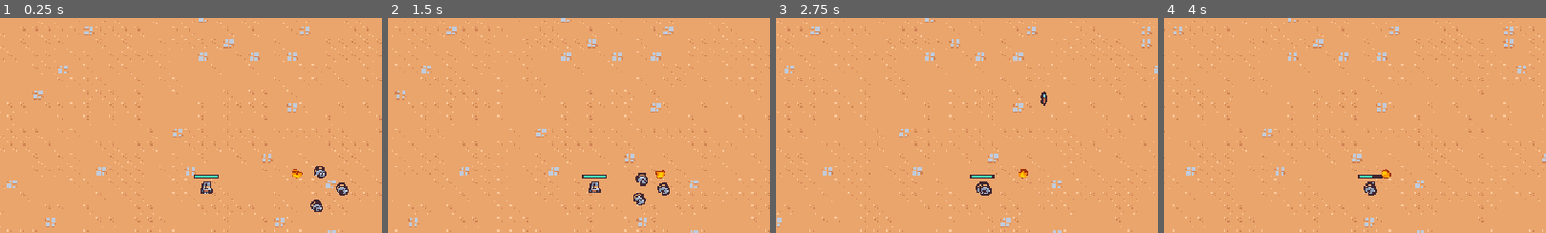
Above: before the commit, frames 1-4 (left to right).
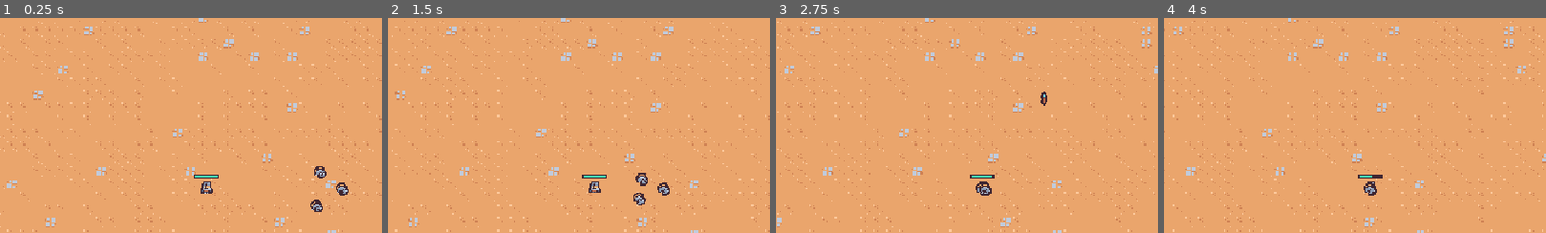
Above: after the commit, the same moments.

Repository: DaZang/godot-wild-jam-82-unseen
Game: Godot game, scene res://main.tscn
The game is run twice, just before and just after one commit, with the same random seed, the same clock (stepped at 60 frames per second) and the same inputs.
Inputs (mouse positions are % of the whole screen's width and height, from its top left):
- Up to frame 1 (0.25 s): no input
- Up to frame 2 (1.5 s): move the mouse to (72, 45) at 0.52 s; press the mouse at (72, 45) at 0.53 s; move the mouse to (30, 55) at 1.27 s; release the mouse at (30, 55) at 1.28 s; click (30, 55) at 1.35 s
- Up to frame 3 (2.75 s): move the mouse to (60, 28) at 2.02 s; press the mouse at (60, 28) at 2.03 s
- Up to frame 4 (4 s): move the mouse to (45, 70) at 2.77 s; release the mouse at (45, 70) at 2.78 s; click (45, 70) at 2.85 s; move the mouse to (80, 65) at 3.52 s; press the mouse at (80, 65) at 3.53 s
The pictures show only the part of the screen within x 23-73%, y 9-59%; the shares and areas given below are measured in that part.

The runs differ from the first frame. In frame 1, less than 0.1% of the frame differs, in the area x 76-80%, y 70-75%; in frame 2, less than 0.1%; in frame 3, less than 0.1%, in the area x 63-66%, y 70-75%; in frame 4, less than 0.1%.

Commit message:
💄 convert fire shader to pixel art shader and change lightning spell to simple fire spell

Diff:
--- a/entities/spell_manager.gd
+++ b/entities/spell_manager.gd
@@ -1,9 +1,9 @@
 class_name SpellManager
 extends Node2D
 
-const LIGHTNING_SPELL_SCENE = preload("res://entities/spells/lightning_spell.tscn")
+const LIGHTNING_SPELL_SCENE = preload("res://entities/spells/fire_spell.tscn")
 
-var current_lightning_spell: LightningSpell
+var current_lightning_spell: FireSpell
 
 func _unhandled_input(event: InputEvent) -> void:
 	if event.is_action_pressed("shoot_lightning"):
--- a/entities/spells/lightning_spell.gd
+++ b/entities/spells/fire_spell.gd
@@ -1,4 +1,4 @@
-class_name LightningSpell
+class_name FireSpell
 extends Node2D
 
 enum States {CHARGING, EFFECTIVE}
@@ -8,6 +8,7 @@
 @onready var charge_duration_timer: Timer = %ChargeDurationTimer
 @onready var spell_duration_timer: Timer = %SpellDurationTimer
 @onready var hitbox_component: HitboxComponent = %HitboxComponent
+@onready var fire_shader_color_rect: ColorRect = %FireShaderColorRect
 
 
 func _ready() -> void:
@@ -25,6 +26,7 @@
 	state = States.EFFECTIVE
 	hitbox_component.collision_shape_2d.set_disabled(false)
 	spell_duration_timer.start()
+	fire_shader_color_rect.show()
 
 
 func _on_spell_duration_timer_timeout() -> void:
--- /dev/null
+++ b/entities/spells/fire_spell.tscn
@@ -0,0 +1,47 @@
+[gd_scene load_steps=5 format=3 uid="uid://76demrrp7djb"]
+
+[ext_resource type="Script" uid="uid://df8euw7plrnxg" path="res://entities/spells/fire_spell.gd" id="1_whtfy"]
+[ext_resource type="PackedScene" uid="uid://ccpuo6i8pp5th" path="res://entities/hitbox_component.tscn" id="2_jx5u6"]
+[ext_resource type="Texture2D" uid="uid://c0ocjoa2veaoy" path="res://tilemap_packed.png" id="3_8nnm3"]
+[ext_resource type="Material" uid="uid://diacegjydhhxg" path="res://generic_resources/shaders/pixel_fire_shader.tres" id="4_jx5u6"]
+
+[node name="FireSpell" type="Node2D"]
+script = ExtResource("1_whtfy")
+
+[node name="HitboxComponent" parent="." instance=ExtResource("2_jx5u6")]
+unique_name_in_owner = true
+damage = 10
+
+[node name="SpellDurationTimer" type="Timer" parent="."]
+unique_name_in_owner = true
+one_shot = true
+
+[node name="SpellSprite2D" type="Sprite2D" parent="."]
+texture = ExtResource("3_8nnm3")
+hframes = 12
+vframes = 11
+frame = 130
+
+[node name="ChargeDurationTimer" type="Timer" parent="."]
+unique_name_in_owner = true
+wait_time = 0.8
+one_shot = true
+
+[node name="FireShaderColorRect" type="ColorRect" parent="."]
+unique_name_in_owner = true
+visible = false
+material = ExtResource("4_jx5u6")
+anchors_preset = 8
+anchor_left = 0.5
+anchor_top = 0.5
+anchor_right = 0.5
+anchor_bottom = 0.5
+offset_left = -8.0
+offset_top = -8.0
+offset_right = 8.0
+offset_bottom = 8.0
+grow_horizontal = 2
+grow_vertical = 2
+
+[connection signal="timeout" from="SpellDurationTimer" to="." method="_on_spell_duration_timer_timeout"]
+[connection signal="timeout" from="ChargeDurationTimer" to="." method="_on_charge_duration_timer_timeout"]
--- a/entities/spells/lightning_spell.tscn
+++ /dev/null
@@ -1,30 +0,0 @@
-[gd_scene load_steps=4 format=3 uid="uid://76demrrp7djb"]
-
-[ext_resource type="Script" uid="uid://df8euw7plrnxg" path="res://entities/spells/lightning_spell.gd" id="1_4pui2"]
-[ext_resource type="PackedScene" uid="uid://ccpuo6i8pp5th" path="res://entities/hitbox_component.tscn" id="1_dtx0l"]
-[ext_resource type="Texture2D" uid="uid://c0ocjoa2veaoy" path="res://tilemap_packed.png" id="3_ojm6k"]
-
-[node name="LightningSpell" type="Node2D"]
-script = ExtResource("1_4pui2")
-
-[node name="HitboxComponent" parent="." instance=ExtResource("1_dtx0l")]
-unique_name_in_owner = true
-damage = 10
-
-[node name="SpellDurationTimer" type="Timer" parent="."]
-unique_name_in_owner = true
-one_shot = true
-
-[node name="LightingSprite2D" type="Sprite2D" parent="."]
-texture = ExtResource("3_ojm6k")
-hframes = 12
-vframes = 11
-frame = 130
-
-[node name="ChargeDurationTimer" type="Timer" parent="."]
-unique_name_in_owner = true
-wait_time = 0.8
-one_shot = true
-
-[connection signal="timeout" from="SpellDurationTimer" to="." method="_on_spell_duration_timer_timeout"]
-[connection signal="timeout" from="ChargeDurationTimer" to="." method="_on_charge_duration_timer_timeout"]
--- a/environments/level.tscn
+++ b/environments/level.tscn
@@ -8,7 +8,6 @@
 [ext_resource type="PackedScene" uid="uid://dwiphkghmc054" path="res://entities/enemies/rat_enemy.tscn" id="5_kmher"]
 [ext_resource type="PackedScene" uid="uid://dp11k3jdjlbum" path="res://entities/spell_manager.tscn" id="5_uqs87"]
 [ext_resource type="PackedScene" uid="uid://dnnc47m4834vj" path="res://environments/finish_level_area.tscn" id="8_eb0c7"]
-[ext_resource type="PackedScene" uid="uid://dssxhih88jjmq" path="res://shader_test.tscn" id="9_jdiad"]
 
 [node name="Level" type="Node2D" groups=["environments"]]
 script = ExtResource("1_xk8d6")
@@ -42,6 +41,3 @@
 
 [node name="FinishLevelArea" parent="." instance=ExtResource("8_eb0c7")]
 position = Vector2(1654, 338)
-
-[node name="Node2D" parent="." instance=ExtResource("9_jdiad")]
-position = Vector2(662, 306)
--- a/generic_resources/shaders/2d_fire.gdshader
+++ b/generic_resources/shaders/2d_fire.gdshader
@@ -2,6 +2,7 @@
 CC0 license
 Original shader from Fubucci – https://www.febucci.com/2019/05/fire-shader/
 Converted to Godot Shader Language by Godot Shaders - godotshaders.com/shader/2D-fire/
+Converted to 2D pixel art shader by indigomountain https://indigomountain.itch.io/
 */
 
 shader_type canvas_item;
@@ -15,14 +16,20 @@
 
 uniform float spread : hint_range(0.0, 1.0) = 0.5;
 
+uniform int number_of_pixels = 16;
+
 void fragment()
 {
+	// quantize uv based on the desired number of pixels
+    vec2 stepped_uv = (vec2(ivec2( UV * float(number_of_pixels) ))+0.5)/float(number_of_pixels);
 
-	float noise_value = texture(noise_tex, UV + vec2(0.0, TIME)).x ;
+	float noise_value = texture(noise_tex, stepped_uv + vec2(0.0, TIME)).x ;
 	// The .yx swizzle is when using the built in horizontal gradient texture. If you have a vertical gradient texture remove .yx
-	float gradient_value = texture(gradient_tex, UV.yx).x;
+	float gradient_value = texture(gradient_tex, stepped_uv.yx).x;
 
-	gradient_value -= smoothstep(spread, spread + 0.5, length(UV + vec2(-0.5, -0.5)) / spread);
+
+
+	gradient_value -= smoothstep(spread, spread + 0.5, length(stepped_uv + vec2(-0.5, -0.5)) / spread);
 
 	float step1 = step(noise_value, gradient_value);
 	float step2 = step(noise_value, gradient_value - 0.2);
--- /dev/null
+++ b/generic_resources/shaders/pixel_fire_shader.tres
@@ -0,0 +1,29 @@
+[gd_resource type="ShaderMaterial" load_steps=7 format=3 uid="uid://diacegjydhhxg"]
+
+[ext_resource type="Shader" uid="uid://bcopouw8bu8dq" path="res://generic_resources/shaders/2d_fire.gdshader" id="1_3yy7n"]
+
+[sub_resource type="Gradient" id="Gradient_s37jj"]
+
+[sub_resource type="GradientTexture2D" id="GradientTexture2D_li7c4"]
+gradient = SubResource("Gradient_s37jj")
+
+[sub_resource type="Gradient" id="Gradient_li7c4"]
+colors = PackedColorArray(0, 0, 0, 1, 0.66437, 0.66437, 0.66437, 1)
+
+[sub_resource type="FastNoiseLite" id="FastNoiseLite_s37jj"]
+
+[sub_resource type="NoiseTexture2D" id="NoiseTexture2D_h5org"]
+width = 256
+height = 256
+color_ramp = SubResource("Gradient_li7c4")
+noise = SubResource("FastNoiseLite_s37jj")
+
+[resource]
+shader = ExtResource("1_3yy7n")
+shader_parameter/noise_tex = SubResource("NoiseTexture2D_h5org")
+shader_parameter/gradient_tex = SubResource("GradientTexture2D_li7c4")
+shader_parameter/brighter_color = Color(0.996078, 0.905882, 0.380392, 1)
+shader_parameter/middle_color = Color(0.996078, 0.682353, 0.203922, 1)
+shader_parameter/darker_color = Color(0.811765, 0.509804, 0.329412, 1)
+shader_parameter/spread = 0.615
+shader_parameter/number_of_pixels = 16
--- a/shader_test.tscn
+++ b/shader_test.tscn
@@ -1,37 +1,10 @@
-[gd_scene load_steps=8 format=3 uid="uid://dssxhih88jjmq"]
+[gd_scene load_steps=2 format=3 uid="uid://dssxhih88jjmq"]
 
-[ext_resource type="Shader" uid="uid://bcopouw8bu8dq" path="res://generic_resources/shaders/2d_fire.gdshader" id="1_s37jj"]
-
-[sub_resource type="Gradient" id="Gradient_s37jj"]
-
-[sub_resource type="GradientTexture2D" id="GradientTexture2D_li7c4"]
-gradient = SubResource("Gradient_s37jj")
-
-[sub_resource type="Gradient" id="Gradient_li7c4"]
-colors = PackedColorArray(0, 0, 0, 1, 0.66437, 0.66437, 0.66437, 1)
-
-[sub_resource type="FastNoiseLite" id="FastNoiseLite_h5org"]
-frequency = 0.0162
-domain_warp_enabled = true
-
-[sub_resource type="NoiseTexture2D" id="NoiseTexture2D_h5org"]
-width = 128
-height = 128
-color_ramp = SubResource("Gradient_li7c4")
-noise = SubResource("FastNoiseLite_h5org")
-
-[sub_resource type="ShaderMaterial" id="ShaderMaterial_li7c4"]
-shader = ExtResource("1_s37jj")
-shader_parameter/noise_tex = SubResource("NoiseTexture2D_h5org")
-shader_parameter/gradient_tex = SubResource("GradientTexture2D_li7c4")
-shader_parameter/brighter_color = Color(1, 0.8, 0, 1)
-shader_parameter/middle_color = Color(1, 0.56, 0, 1)
-shader_parameter/darker_color = Color(0.64, 0.2, 0.05, 1)
-shader_parameter/spread = 0.557
+[ext_resource type="Material" uid="uid://diacegjydhhxg" path="res://generic_resources/shaders/pixel_fire_shader.tres" id="1_s37jj"]
 
 [node name="Node2D" type="Node2D"]
 
 [node name="ColorRect" type="ColorRect" parent="."]
-material = SubResource("ShaderMaterial_li7c4")
+material = ExtResource("1_s37jj")
 offset_right = 16.0
 offset_bottom = 16.0
Renamed: entities/spells/lightning_spell.gd.uid -> entities/spells/fire_spell.gd.uid
Not shown: 1 places in environments/level.tscn that only renumber resources
